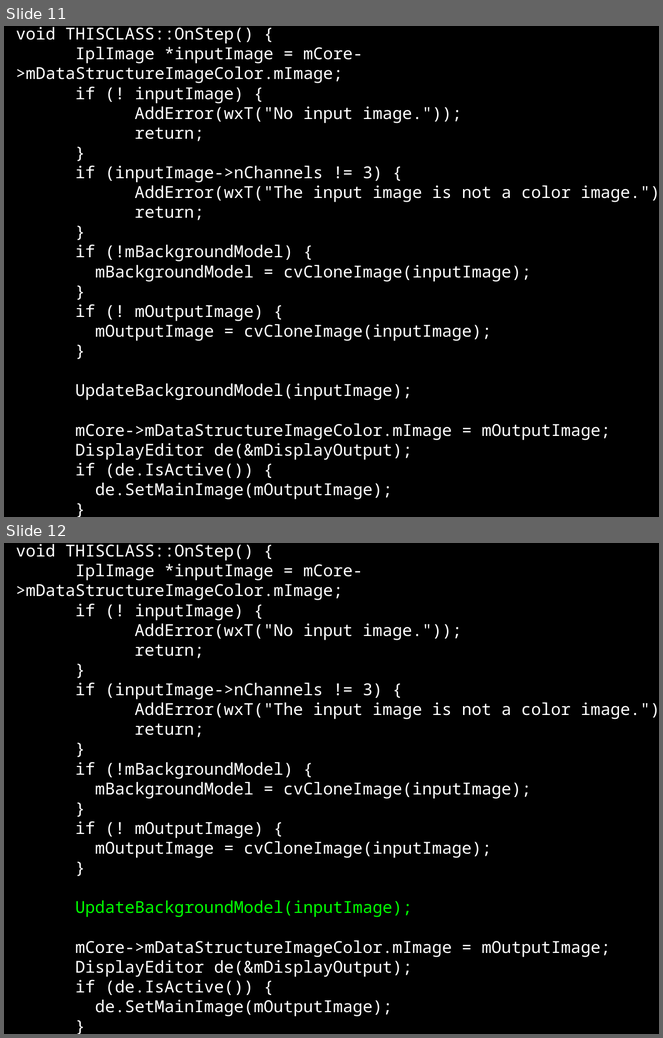
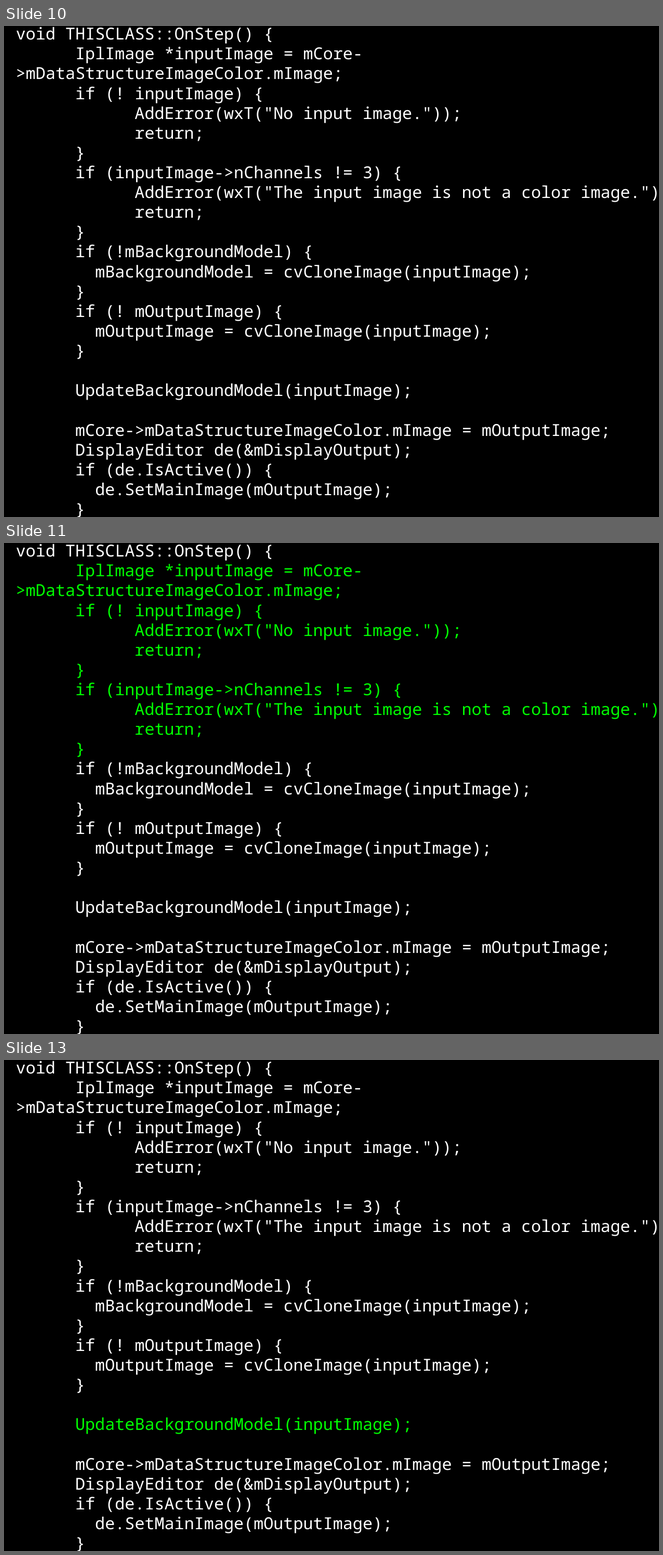
Before and after one commit to d28b/swistrack, a slide deck: Doc/tutorial.stefie10.06.2009/tutorialSlides.odp. Shown one above the other, each under a label of ours: slides 11 and 12 before the commit, slides 10, 11 and 13 after it; the slides between them are not shown. The pictures are 663x1038 and 663x1555 pixels, drawn with LibreOffice and Linux fonts; fonts in the diff are those of the drawing. Boxes give left, top, right and bottom in pixels: in the first picture for what was removed or moved away, otherwise in the second. Text is boxed around its words. In the diff, an @@ line names an element or a change of style, - is before the commit and + after.

```diff
--- a/Doc/tutorial.stefie10.06.2009/tutorialSlides.odp
+++ b/Doc/tutorial.stefie10.06.2009/tutorialSlides.odp
@@ slide 11 added at box(4, 543, 659, 1034), background #000000 @@
@@ subtitle added at box(16, 564, 659, 1017), 20 pt, text #FFFFFF @@
+void THISCLASS::OnStep() {
+IplImage *inputImage = mCore->mDataStructureImageColor.mImage;
+if (! inputImage) {
+AddError(wxT("No input image."));
+return;
+}
+if (inputImage->nChannels != 3) {
+AddError(wxT("The input image is not a color image."));
+return;
+}
+if (!mBackgroundModel) {
+mBackgroundModel = cvCloneImage(inputImage);
+}
+if (! mOutputImage) {
+mOutputImage = cvCloneImage(inputImage);
+}
+UpdateBackgroundModel(inputImage);
+mCore->mDataStructureImageColor.mImage = mOutputImage;
+DisplayEditor de(&mDisplayOutput);
+if (de.IsActive()) {
+de.SetMainImage(mOutputImage);
+}
+}
@@ what was slide 11 is now slide 10 @@
@@ what was slide 12 is now slide 13 @@
```
Also in this commit, not shown: 5 slides changed, 6 other slides added, 2 slides removed.
